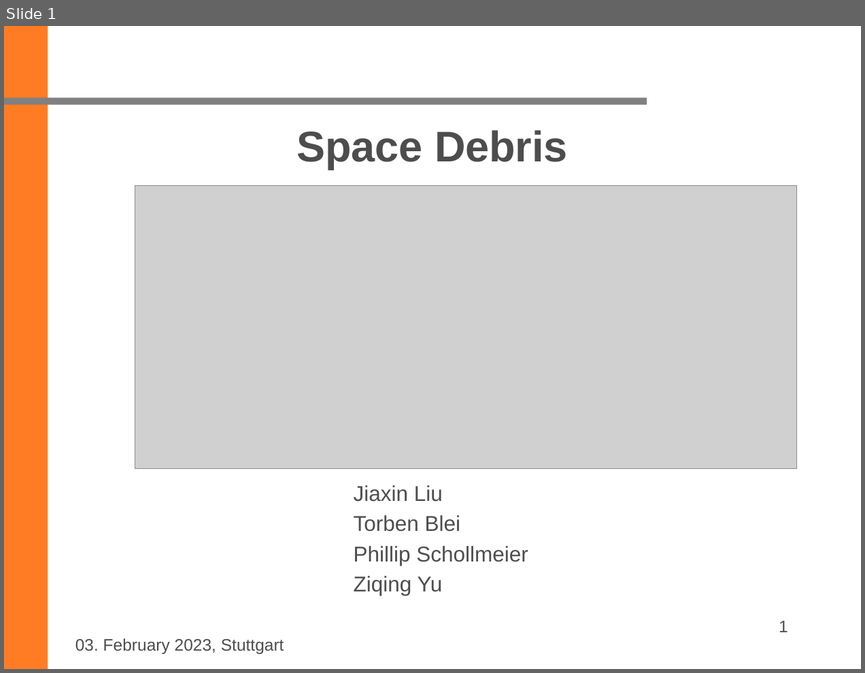
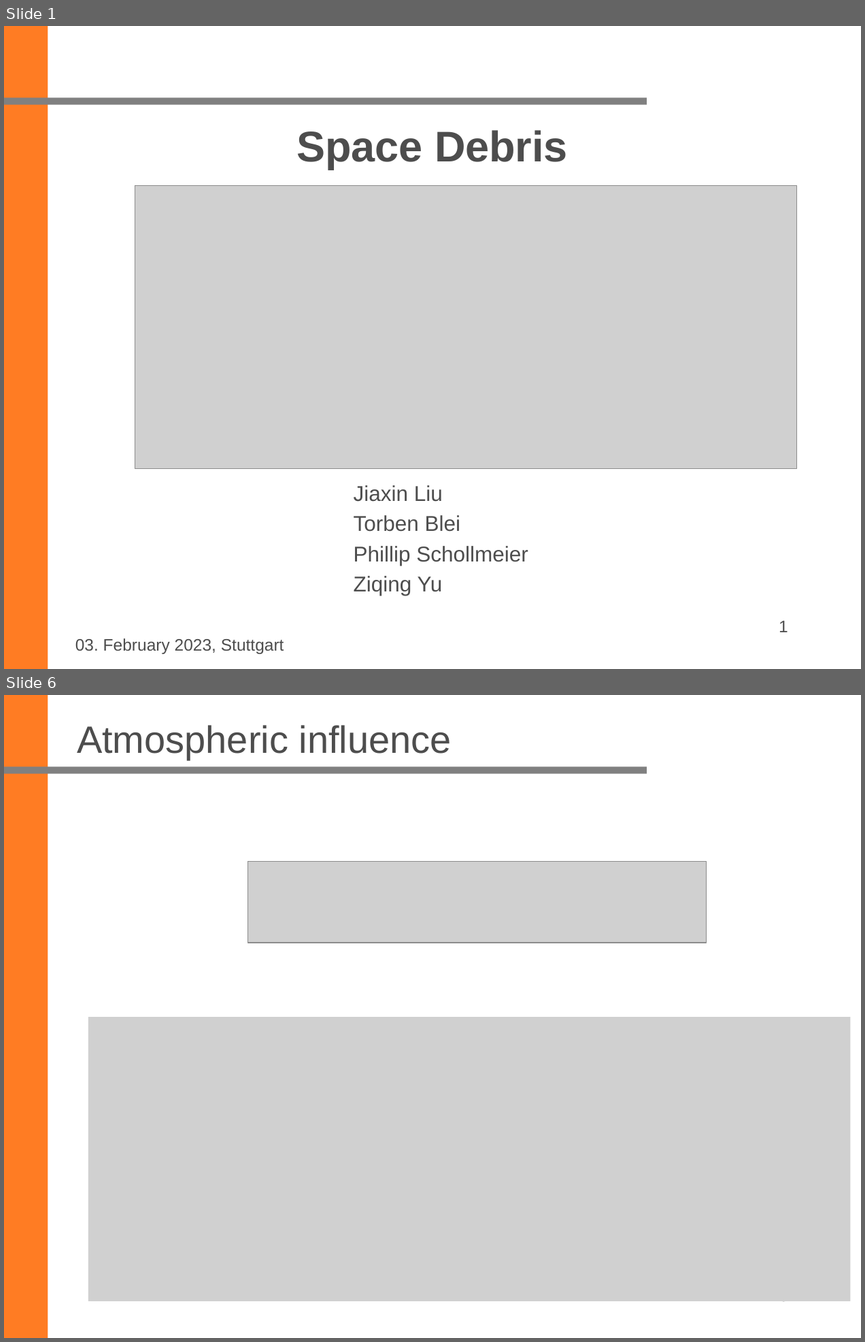
Before and after one commit to ziqing97/Seminar-Aktuelle-Geodaetische-Satelliten-missionen, a slide deck: Project_Space_Debris/Ordner_Yu/Folien/final/20230203_Final.pptx. Shown one above the other, each under a label of ours: slide 1 before the commit, slides 1 and 6 after it; the slides between them are not shown. The pictures are 865x673 and 865x1342 pixels, drawn with LibreOffice and Linux fonts; fonts in the diff are those of the drawing; grey boxes stand for pictures; background and template pictures are left out. Boxes give left, top, right and bottom in pixels: in the first picture for what was removed or moved away, otherwise in the second. Text is boxed around its words. In the diff, an @@ line names an element or a change of style, - is before the commit and + after.

Commit message:
update ppt and images

```diff
--- a/Project_Space_Debris/Ordner_Yu/Folien/final/20230203_Final.pptx
+++ b/Project_Space_Debris/Ordner_Yu/Folien/final/20230203_Final.pptx
@@ slide 6 added at (x1=4, y1=695, x2=861, y2=1338), background #FFFFFF; not listed: 2 template elements that a slide beside it also shows @@
@@ title added at (x1=77, y1=725, x2=451, y2=760), 32 pt, text #4D4D4D @@
+Atmospheric influence
@@ picture added at (x1=248, y1=861, x2=706, y2=943) @@
@@ picture added at (x1=88, y1=1017, x2=850, y2=1302) @@
@@ page number added at (x1=779, y1=1301, x2=788, y2=1305), 14 pt, text #4D4D4D @@
+6
```
Also in this commit, not shown: 17 other slides added, 18 slides removed, 11 other files.
